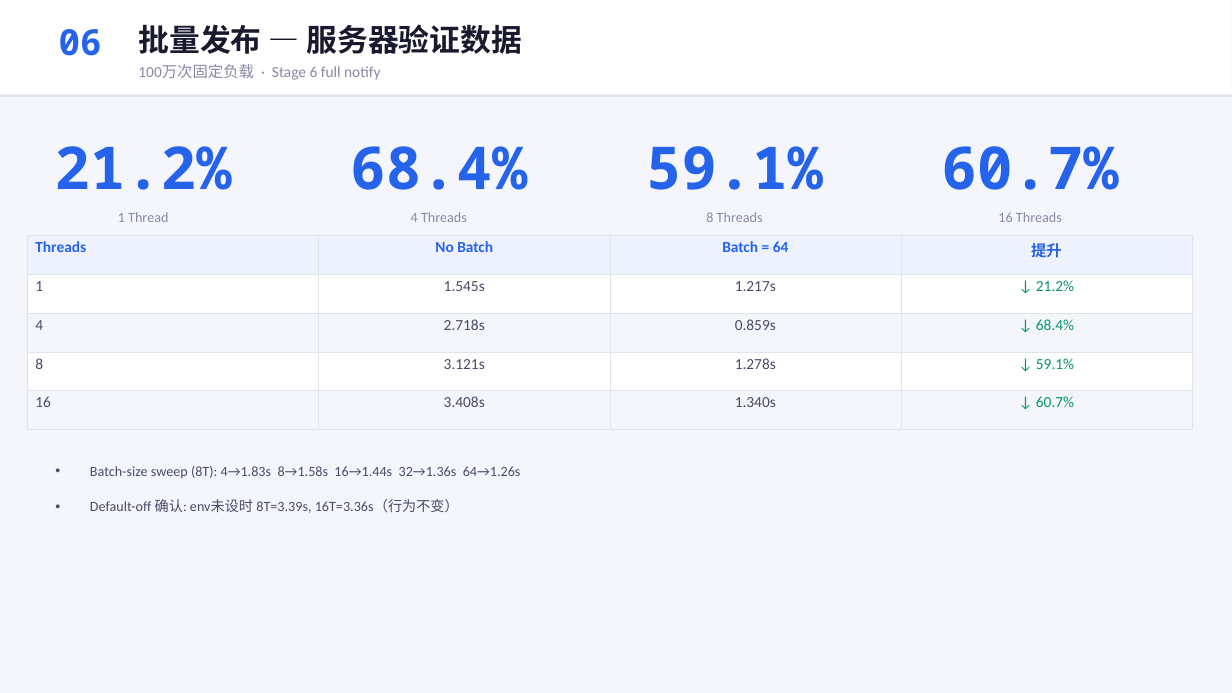
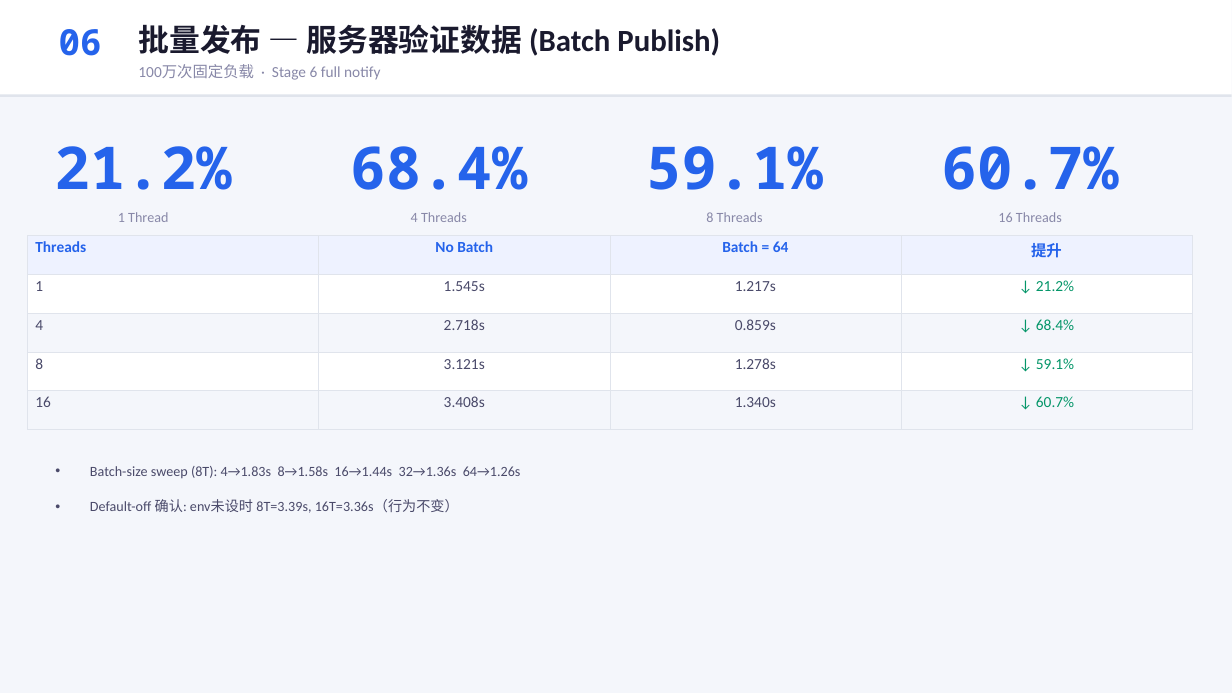
Before and after one commit to YiChiChen1106/Nativehook_linux_planb, a slide deck: slide 6 of presentation/native_hook_progress_2026-06-05.pptx. Drawn at 1232x693 pixels with LibreOffice and Linux fonts; fonts in the diff are those of the drawing. Boxes give left, top, right and bottom in pixels: in the first picture for what was removed or moved away, otherwise in the second. Text is boxed around its words. In the diff, an @@ line names an element or a change of style, - is before the commit and + after.

Commit message:
Add English 'Batch Publish' to batch-related slide titles

```diff
--- a/presentation/native_hook_progress_2026-06-05.pptx
+++ b/presentation/native_hook_progress_2026-06-05.pptx
@@ text at <box>138,24,720,56</box>: text changed @@
-批量发布 — 服务器验证数据
+批量发布 — 服务器验证数据 (Batch Publish)
```
Also in this commit, not shown: 2 other slides changed, 2 other files.
